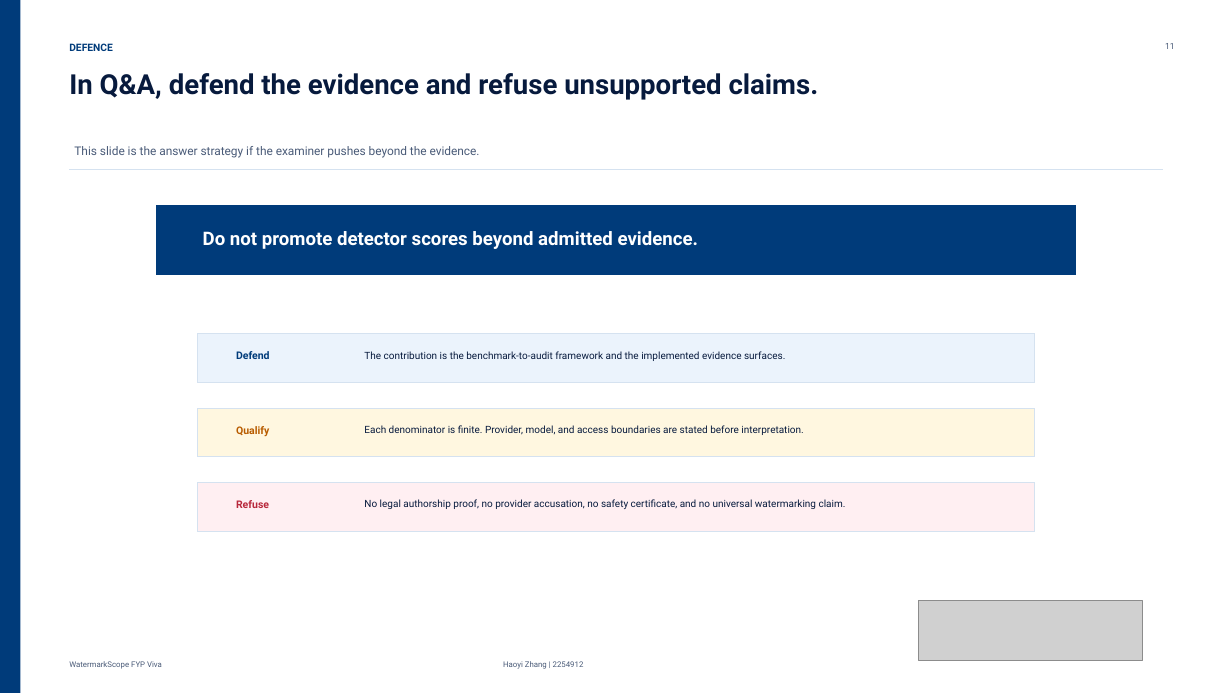
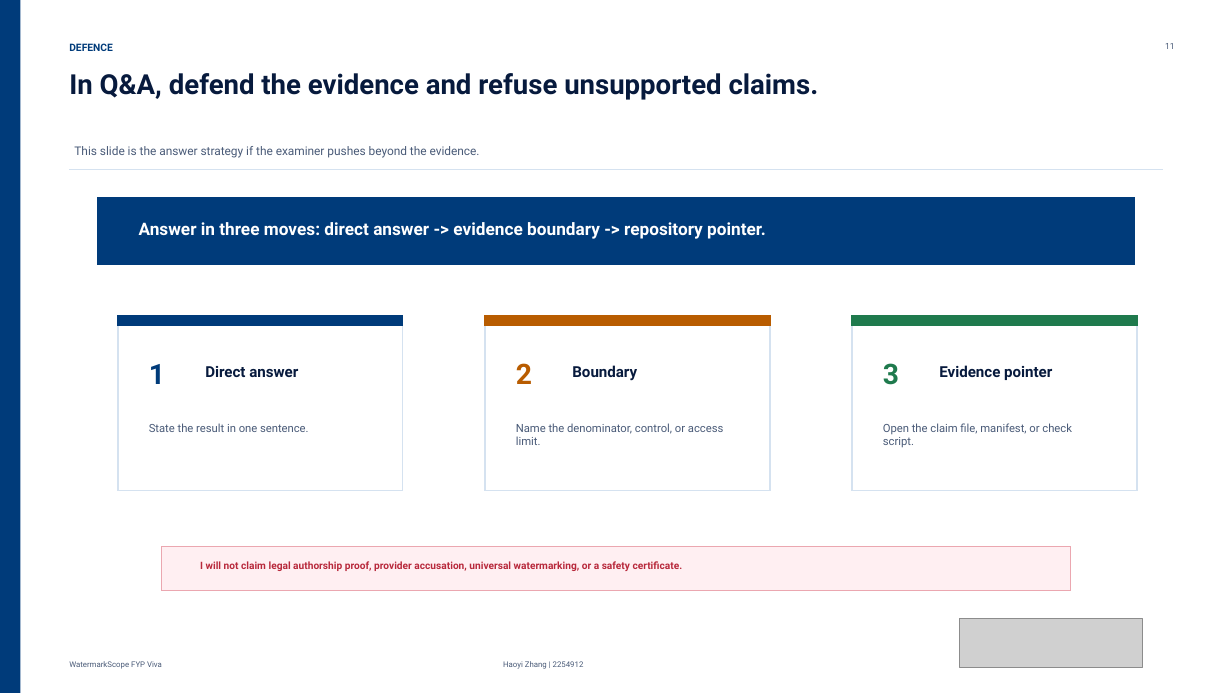
Before and after one commit to Haoyi-Zhang/WatermarkScope, a slide deck: slide 11 of docs/WatermarkScope_FYP_Viva.pptx. Drawn at 1232x693 pixels with LibreOffice and Linux fonts; fonts in the diff are those of the drawing; grey boxes stand for pictures. Boxes give left, top, right and bottom in pixels: in the first picture for what was removed or moved away, otherwise in the second. Text is boxed around its words. In the diff, an @@ line names an element or a change of style, - is before the commit and + after.

```diff
--- a/docs/WatermarkScope_FYP_Viva.pptx
+++ b/docs/WatermarkScope_FYP_Viva.pptx
@@ rectangle: place and size @@
-rectangle at (156, 205, 1075, 274)
+rectangle at (98, 198, 1135, 264)
@@ text at (139, 222, 766, 239): text changed; size 14.5 to 13.4 pt @@
-Do not promote detector scores beyond admitted evidence.
+Answer in three moves: direct answer -> evidence boundary -> repository pointer.
@@ rectangle: place and size @@
-rectangle at (198, 334, 1035, 383)
+rectangle at (118, 316, 403, 491)
@@ rectangle at (118, 316, 403, 491): fill #EBF3FC to #FFFFFF @@
@@ rectangle added at (118, 316, 403, 326), fill #003B7A, outline #003B7A 0.9 pt @@
@@ rectangle added at (485, 316, 770, 491), fill #FFFFFF, outline #D5E2F0 0.9 pt @@
@@ rectangle added at (485, 316, 770, 326), fill #B85C00, outline #B85C00 0.9 pt @@
@@ rectangle added at (852, 316, 1137, 491), fill #FFFFFF, outline #D5E2F0 0.9 pt @@
@@ rectangle added at (852, 316, 1137, 326), fill #1F7A4D, outline #1F7A4D 0.9 pt @@
@@ text removed at (236, 351, 270, 359) @@
-Defend
@@ text removed at (364, 351, 785, 361) @@
-The contribution is the benchmark-to-audit framework and the implemented evidence surfaces.
@@ text added at (149, 364, 165, 384), 22 pt, text #003B7A, bold @@
+1
@@ text added at (205, 366, 298, 377), 11.8 pt, text #071A3D, bold @@
+Direct answer
@@ text added at (516, 363, 532, 384), 22 pt, text #B85C00, bold @@
+2
@@ text added at (572, 365, 637, 381), 11.8 pt, text #071A3D, bold @@
+Boundary
@@ text added at (883, 363, 899, 385), 22 pt, text #1F7A4D, bold @@
+3
@@ text added at (939, 365, 1052, 380), 11.8 pt, text #071A3D, bold @@
+Evidence pointer
@@ rectangle removed at (198, 409, 1035, 457) @@
@@ text at (149, 423, 309, 432): text changed; size 8.2 to 8.8 pt; text colour #B85C00 to #4A5B78; bold off @@
-Qualify
+State the result in one sentence.
@@ text removed at (364, 425, 803, 435) @@
-Each denominator is finite. Provider, model, and access boundaries are stated before interpretation.
@@ text added at (516, 423, 723, 445), 8.8 pt, text #4A5B78 @@
+Name the denominator, control, or access limit.
@@ text added at (883, 423, 1072, 448), 8.8 pt, text #4A5B78 @@
+Open the claim file, manifest, or check script.
@@ text removed at (236, 500, 269, 508) @@
-Refuse
@@ rectangle: place and size @@
-rectangle at (198, 482, 1035, 531)
+rectangle at (162, 547, 1070, 591)
@@ rectangle at (162, 547, 1070, 591): outline #D5E2F0 0.9 pt to #EBA7B0 0.9 pt @@
@@ text at (200, 560, 683, 572): text changed; size 7.8 to 7.9 pt; text colour #071A3D to #B8293C; bold on @@
-No legal authorship proof, no provider accusation, no safety certificate, and no universal watermarking claim.
+I will not claim legal authorship proof, provider accusation, universal watermarking, or a safety certificate.
@@ picture: place and size @@
-picture at (919, 601, 1142, 661)
+picture at (960, 618, 1142, 667)
```
Also in this commit, not shown: 13 other slides changed, 1 other file.
